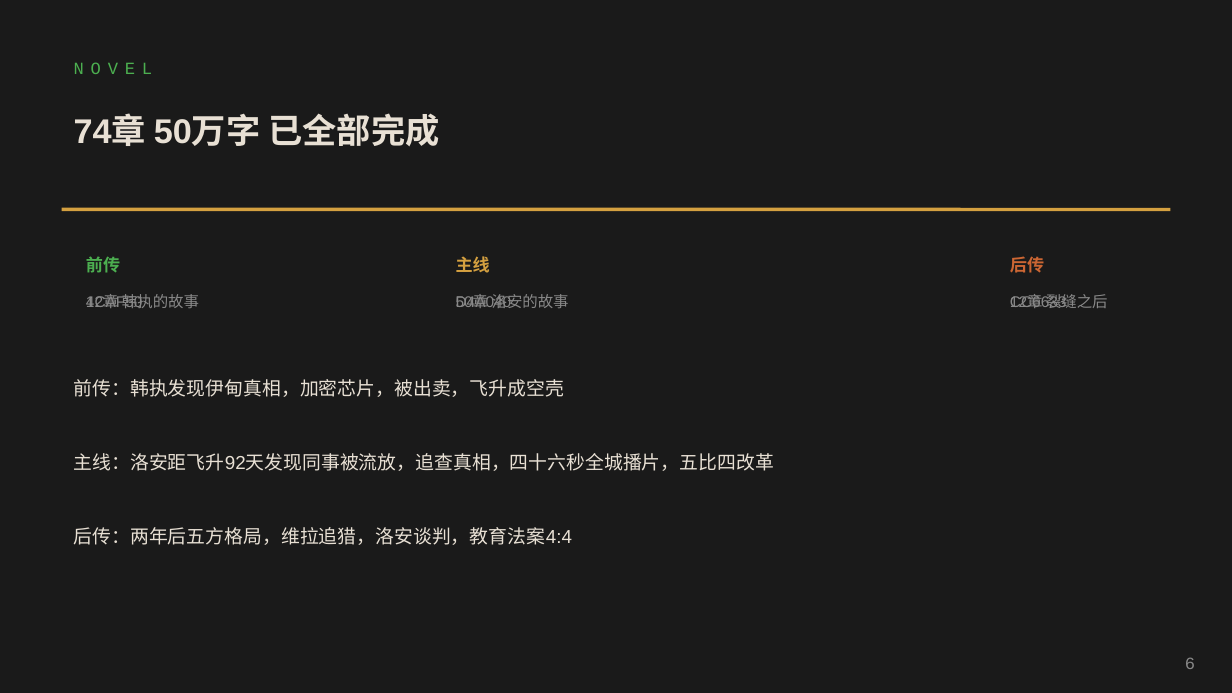
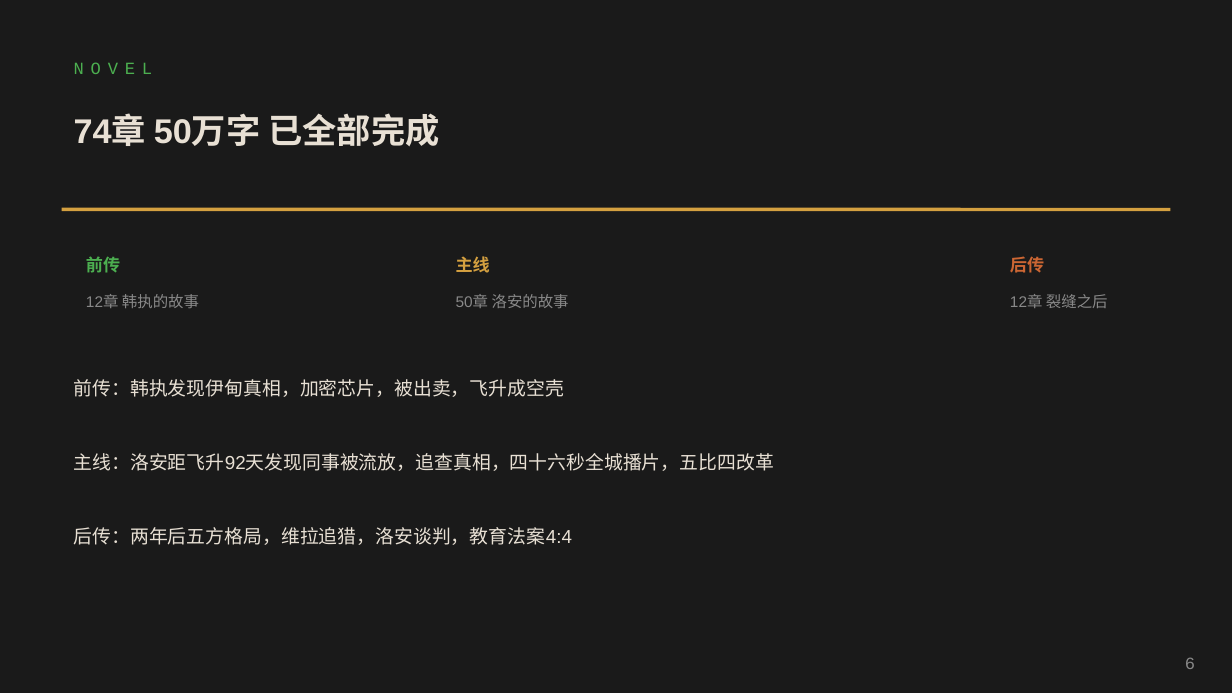
Before and after one commit to baiwan-star/A1, a slide deck: slide 6 of A1《白穹纪元：机械永生录》/商业材料/白穹纪元路演PPT.pptx. Drawn at 1232x693 pixels with LibreOffice and Linux fonts; fonts in the diff are those of the drawing. Boxes give left, top, right and bottom in pixels: in the first picture for what was removed or moved away, otherwise in the second. Text is boxed around its words. In the diff, an @@ line names an element or a change of style, - is before the commit and + after.

```diff
--- a/A1《白穹纪元：机械永生录》/商业材料/白穹纪元路演PPT.pptx
+++ b/A1《白穹纪元：机械永生录》/商业材料/白穹纪元路演PPT.pptx
@@ text removed at (x1=86, y1=295, x2=143, y2=308) @@
-4CAF50
@@ text removed at (x1=456, y1=295, x2=512, y2=308) @@
-D4A040
@@ text removed at (x1=1010, y1=295, x2=1067, y2=308) @@
-CC6633
```
Also in this commit, not shown: 1 other file.
